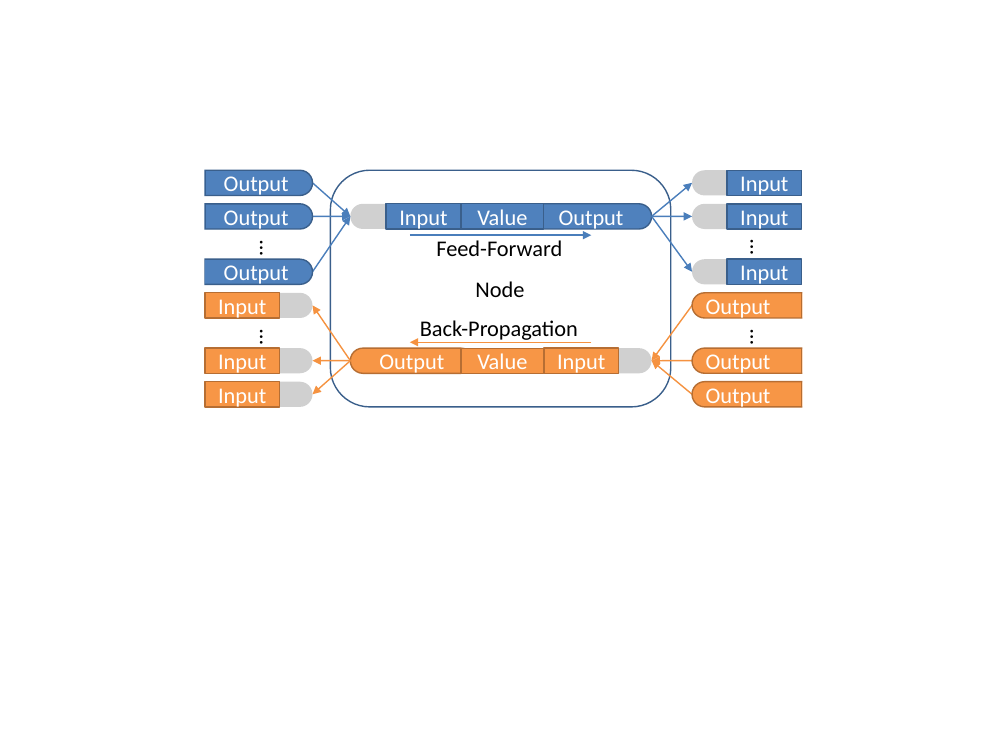
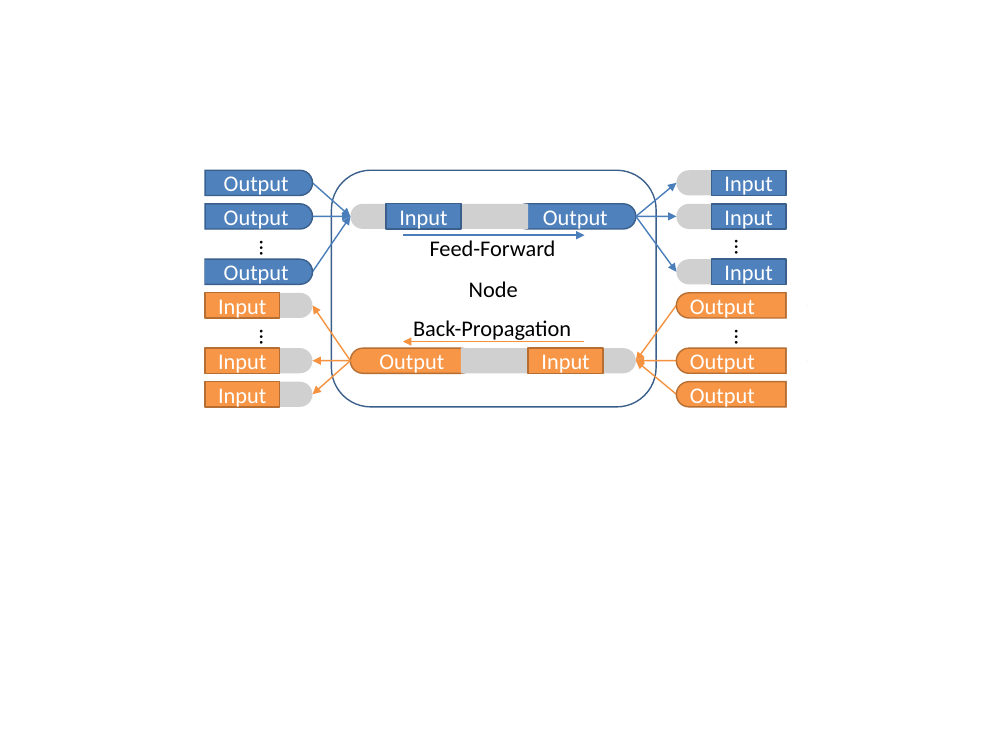
Before and after one commit to wenduow/BeefNet, a slide deck: slide 7 of trunk/pic/pic.pptx. Drawn at 1008x756 pixels with LibreOffice and Linux fonts; fonts in the diff are those of the drawing; grey boxes stand for pictures. Boxes give left, top, right and bottom in pixels: in the first picture for what was removed or moved away, otherwise in the second. Text is boxed around its words. In the diff, an @@ line names an element or a change of style, - is before the commit and + after.

```diff
--- a/trunk/pic/pic.pptx
+++ b/trunk/pic/pic.pptx
@@ rounded rectangle: place and size @@
-rounded rectangle at [331, 170, 671, 407]
+rounded rectangle at [332, 170, 656, 407]
@@ 6 arrows, 5 rectangles, 4 rounded rectangles, 4 pictures, 3 lines, 2 texts: place and size @@
-6 arrows, 5 rectangles, 4 rounded rectangles, 4 pictures, 3 lines, 2 texts at [530, 170, 824, 416]
+6 arrows, 5 rectangles, 4 rounded rectangles, 4 pictures, 3 lines, 2 texts at [515, 170, 808, 416]
@@ rectangle removed at [461, 204, 543, 229] @@
-Value
@@ picture added at [461, 204, 528, 229] @@
@@ 3 texts, 2 arrows: place and size @@
-3 texts, 2 arrows at [410, 235, 592, 343]
+3 texts, 2 arrows at [403, 235, 585, 342]
@@ rectangle removed at [461, 349, 543, 374] @@
-Value
@@ picture added at [461, 348, 528, 373] @@
```
Also in this commit, not shown: 2 slides added, 1 slide removed, 11 other files.
